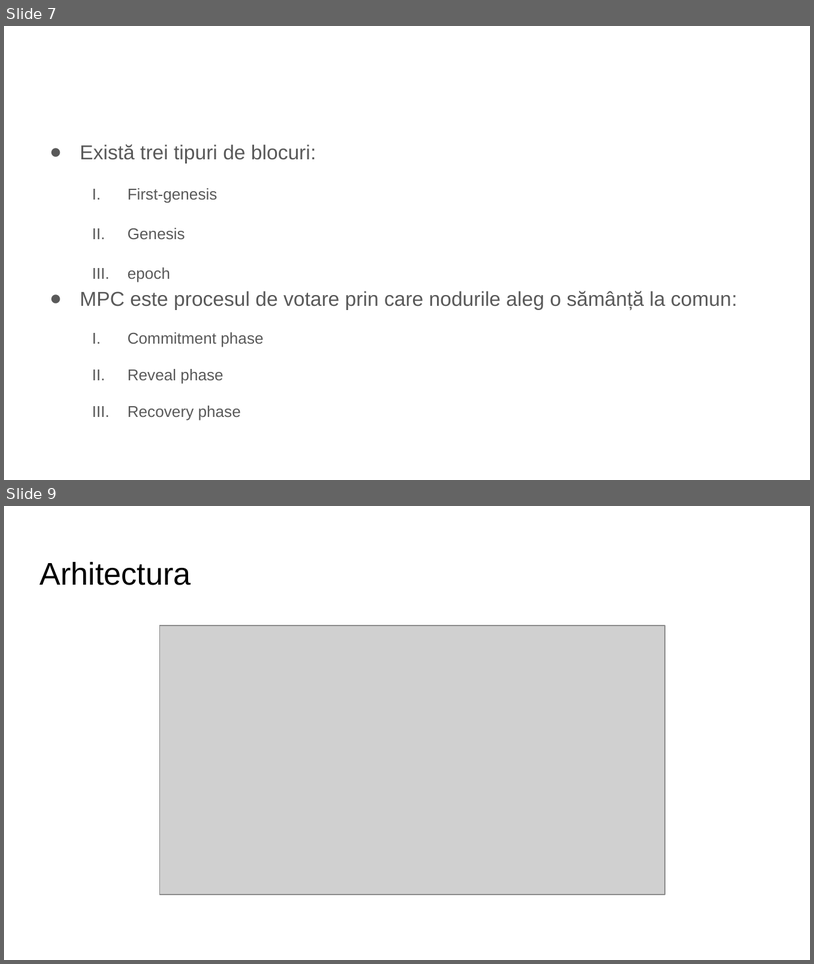
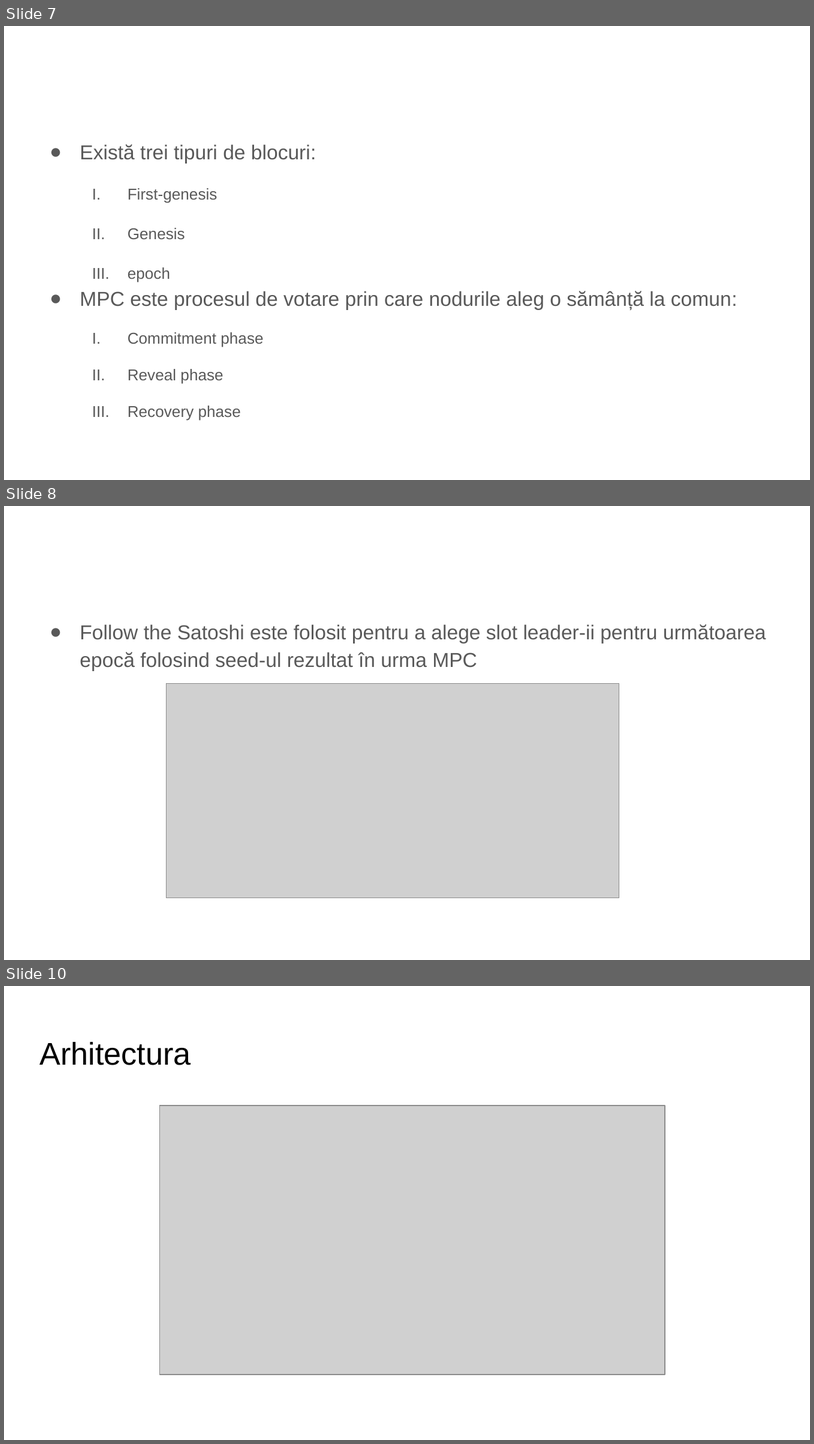
Before and after one commit to cosminchiriac97/ouroboros, a slide deck: Prezentare.pptx. Shown one above the other, each under a label of ours: slides 7 and 9 before the commit, slides 7, 8 and 10 after it; the slides between them are not shown. The pictures are 814x964 and 814x1444 pixels, drawn with LibreOffice and Linux fonts; fonts in the diff are those of the drawing; grey boxes stand for pictures. Boxes give left, top, right and bottom in pixels: in the first picture for what was removed or moved away, otherwise in the second. Text is boxed around its words. In the diff, an @@ line names an element or a change of style, - is before the commit and + after.

```diff
--- a/Prezentare.pptx
+++ b/Prezentare.pptx
@@ slide 8 added at (x1=4, y1=506, x2=810, y2=960), background #FFFFFF @@
@@ text added at (x1=80, y1=624, x2=767, y2=670), 18 pt, text #595959 @@
+● Follow the Satoshi este folosit pentru a alege slot leader-ii pentru următoarea epocă folosind seed-ul rezultat în urma MPC
@@ picture added at (x1=166, y1=684, x2=619, y2=898) @@
@@ what was slide 9 is now slide 10 @@
```
Also in this commit, not shown: 7 slides changed, 1 other file.
